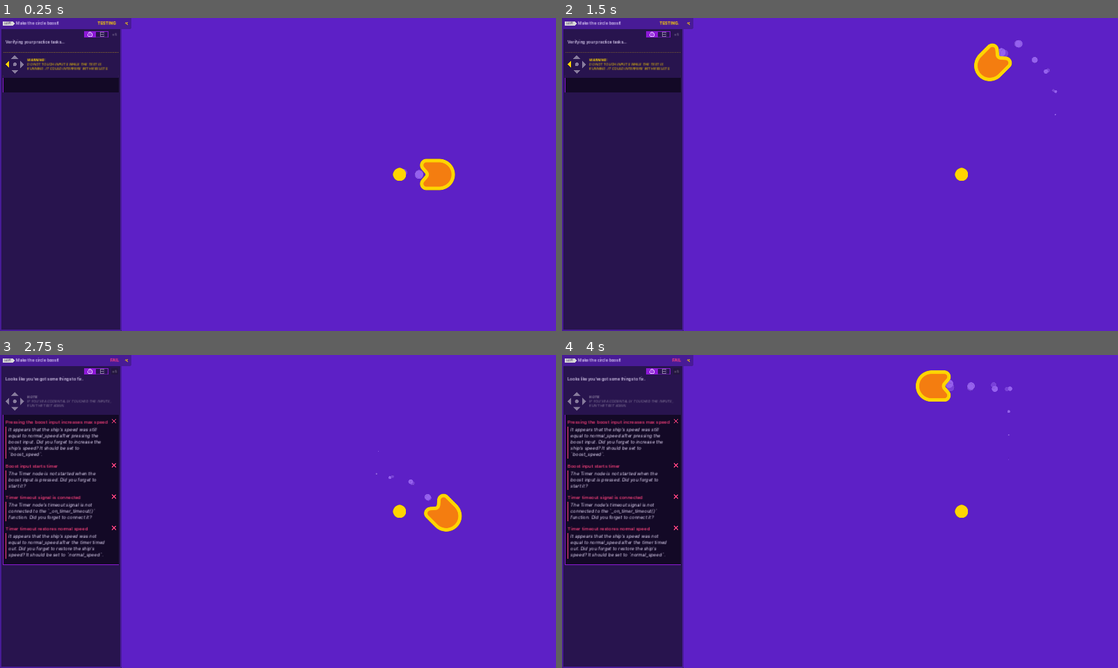
Above: before the commit, frames 1-4 (two rows, left to right).
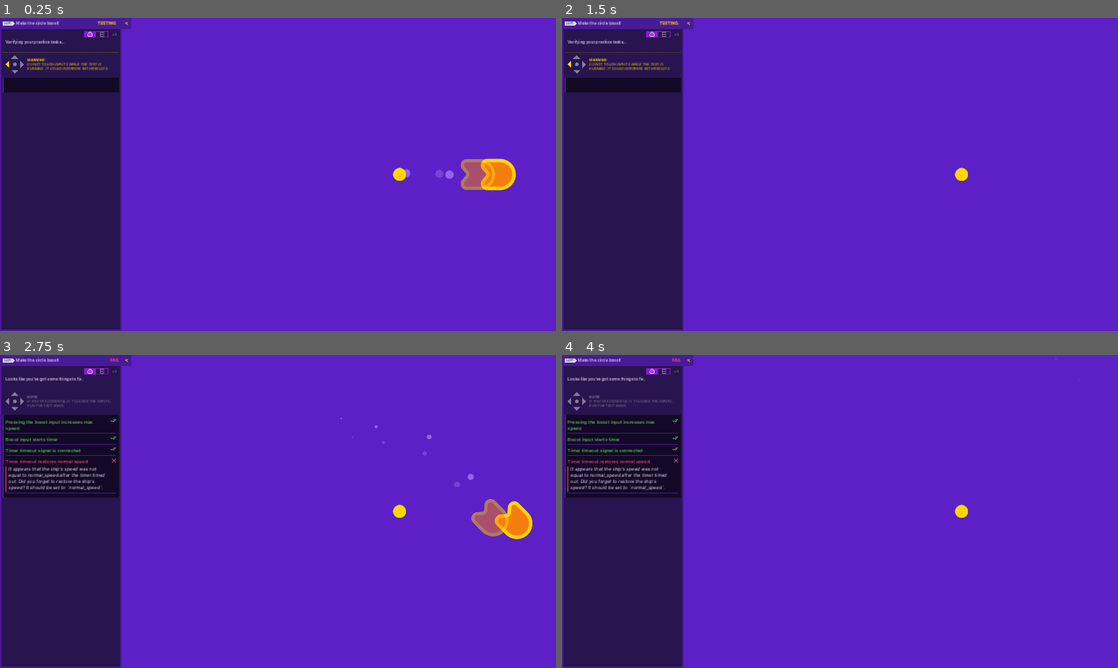
Above: after the commit, the same moments.

Repository: Q8T7/2d-GameDev-Course
Game: Godot game, scene res://practices/L4.P1.boosting_circle/boosting_circle.tscn
Same seed, same stepped clock (60 frames per second), same inputs: the game is played once before the commit and once after it. This scene is started directly instead of the project's main scene.
Inputs:
- Up to frame 1 (0.25 s): no input
- Up to frame 2 (1.5 s): hold D (move_right) 0.53-1.28 s; tap Space (boost, bound only after the commit) at 0.6, 1.35 s; hold S (move_down) from 1.28 s (still down)
- Up to frame 3 (2.75 s): release S (move_down) at 2.03 s; hold D (move_right) from 2.03 s (still down); tap Space (boost, bound only after the commit) at 2.1 s
- Up to frame 4 (4 s): release D (move_right) at 2.78 s; hold W (move_up) 2.78-3.53 s; tap Space (boost, bound only after the commit) at 2.85, 3.6 s; hold A (move_left) from 3.53 s (still down)

The runs differ from the first frame. In frame 1, 1.5% of the frame differs, in the area x 72-93%, y 44-56%; in frame 2, 0.7%; in frame 3, 7.8%, in the area x 0-96%, y 11-68%; in frame 4, 6.9%.

Commit message:
L4 and practices complete

Diff:
--- a/04.to_space_and_beyond_workbook/practices/L4.P1.boosting_circle/boosting_circle.gd
+++ b/04.to_space_and_beyond_workbook/practices/L4.P1.boosting_circle/boosting_circle.gd
@@ -1,6 +1,6 @@
 extends Sprite2D
 
-var boost_speed := 1200.0
+var boost_speed := 1500.0
 var normal_speed := 600.0
 
 var max_speed := normal_speed
@@ -17,13 +17,16 @@
 
 	if Input.is_action_just_pressed("boost"):
 		# Replace the pass keyword with the code to change the max_speed, get the timer node, and start it.
-		pass
+		max_speed = boost_speed
+		get_node("Timer").start()
 
 	velocity = direction * max_speed
 	position += velocity * delta
+
+
 	if direction.length() > 0.0:
 		rotation = velocity.angle()
 
 
 func _on_timer_timeout() -> void:
-	pass
+	max_speed = normal_speed
--- a/04.to_space_and_beyond_workbook/practices/L4.P1.boosting_circle/boosting_circle.tscn
+++ b/04.to_space_and_beyond_workbook/practices/L4.P1.boosting_circle/boosting_circle.tscn
@@ -1,9 +1,9 @@
-[gd_scene load_steps=8 format=3]
+[gd_scene load_steps=8 format=3 uid="uid://csu4e0sf2uuo8"]
 
-[ext_resource type="Texture2D" path="res://assets/practice_assets/shape_ship.png" id="1_tl7du"]
+[ext_resource type="Texture2D" uid="uid://d1xp2mgpkkc42" path="res://assets/practice_assets/shape_ship.png" id="1_tl7du"]
 [ext_resource type="Script" path="res://practices/L4.P1.boosting_circle/boosting_circle.gd" id="2_6jfxp"]
-[ext_resource type="Texture2D" path="res://assets/practice_assets/ellipse_white.png" id="3_foaxg"]
-[ext_resource type="Texture2D" path="res://assets/practice_assets/ellipse_yellow.png" id="4_hp16k"]
+[ext_resource type="Texture2D" uid="uid://bkueifls7csiy" path="res://assets/practice_assets/ellipse_white.png" id="3_foaxg"]
+[ext_resource type="Texture2D" uid="uid://ci5b253al1tus" path="res://assets/practice_assets/ellipse_yellow.png" id="4_hp16k"]
 
 [sub_resource type="Curve" id="Curve_w5itb"]
 _data = [Vector2(0, 0.663194), 0.0, 0.0, 0, 0, Vector2(1, 0), -0.0319997, 0.0, 0, 0]
@@ -47,3 +47,7 @@
 grow_horizontal = 2
 grow_vertical = 2
 color = Color(0.364706, 0.12549, 0.776471, 1)
+
+[node name="Timer" type="Timer" parent="."]
+
+[connection signal="timeout" from="Timer" to="." method="_on_timer_timeout"]
--- a/04.to_space_and_beyond_workbook/project.godot
+++ b/04.to_space_and_beyond_workbook/project.godot
@@ -54,6 +54,11 @@
 "events": [Object(InputEventKey,"resource_local_to_scene":false,"resource_name":"","device":-1,"window_id":0,"alt_pressed":false,"shift_pressed":false,"ctrl_pressed":false,"meta_pressed":false,"pressed":false,"keycode":0,"physical_keycode":83,"key_label":0,"unicode":115,"echo":false,"script":null)
 ]
 }
+boost={
+"deadzone": 0.5,
+"events": [Object(InputEventKey,"resource_local_to_scene":false,"resource_name":"","device":-1,"window_id":0,"alt_pressed":false,"shift_pressed":false,"ctrl_pressed":false,"meta_pressed":false,"pressed":false,"keycode":0,"physical_keycode":32,"key_label":0,"unicode":32,"echo":false,"script":null)
+]
+}
 
 [rendering]
 
